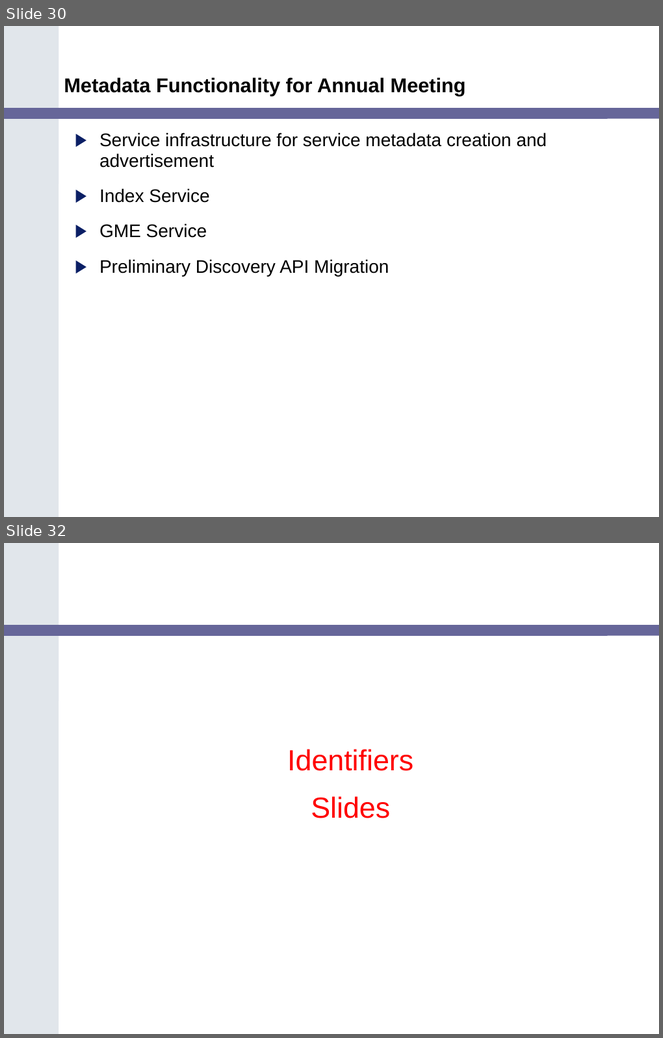
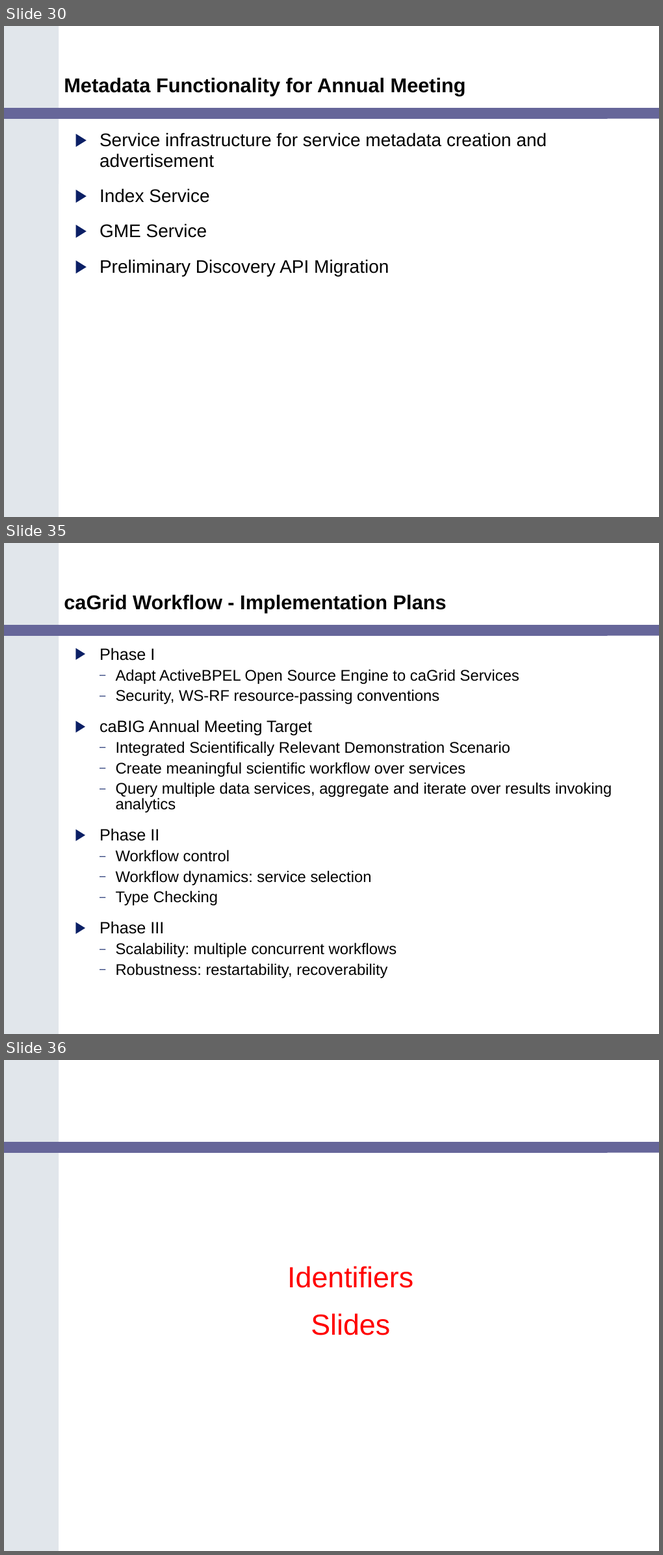
Before and after one commit to NCIP/cagrid-portal, a slide deck: cagrid-1-0/Documentation/presentations/200602_VCDE_ARCH/caGrid_Update_Arch_VCDE_Feb1.ppt. Shown one above the other, each under a label of ours: slides 30 and 32 before the commit, slides 30, 35 and 36 after it; the slides between them are not shown. The pictures are 663x1038 and 663x1555 pixels, drawn with LibreOffice and Linux fonts; fonts in the diff are those of the drawing; background and template pictures are left out. Boxes give left, top, right and bottom in pixels: in the first picture for what was removed or moved away, otherwise in the second. Text is boxed around its words. In the diff, an @@ line names an element or a change of style, - is before the commit and + after.

```diff
--- a/cagrid-1-0/Documentation/presentations/200602_VCDE_ARCH/caGrid_Update_Arch_VCDE_Feb1.ppt
+++ b/cagrid-1-0/Documentation/presentations/200602_VCDE_ARCH/caGrid_Update_Arch_VCDE_Feb1.ppt
@@ slide 35 added at [4,543,659,1034], background #FFFFFF; not listed: 2 template elements that a slide beside it also shows @@
@@ title added at [64,594,447,613], 22 pt, text #000000, bold @@
+caGrid Workflow - Implementation Plans
@@ text added at [100,648,612,979], 17 pt, text #000000 @@
+▶ Phase I
+  – Adapt ActiveBPEL Open Source Engine to caGrid Services
+  – Security, WS-RF resource-passing conventions
+▶ caBIG Annual Meeting Target
+  – Integrated Scientifically Relevant Demonstration Scenario
+  – Create meaningful scientific workflow over services
+  – Query multiple data services, aggregate and iterate over results invoking analytics
+▶ Phase II
+  – Workflow control
+  – Workflow dynamics: service selection
+  – Type Checking
+▶ Phase III
+  – Scalability: multiple concurrent workflows
+  – Robustness: restartability, recoverability
@@ what was slide 32 is now slide 36 @@
```
Also in this commit, not shown: 15 other slides added, 2 slides removed.
